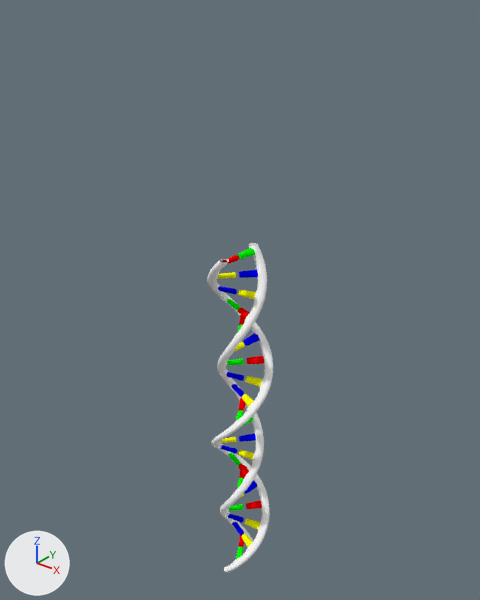
The Blender file mesh/spiral.blend, before and after one commit.
One viewpoint serves both versions: a camera (50 mm lens) standing at (7.52, -9.44, 12.83) and looking at (-0.25, 0.27, 6.81). Lighting does not change. The marker at lower left points along +X, +Y and +Z.

In view in the first picture: 'spiral'.
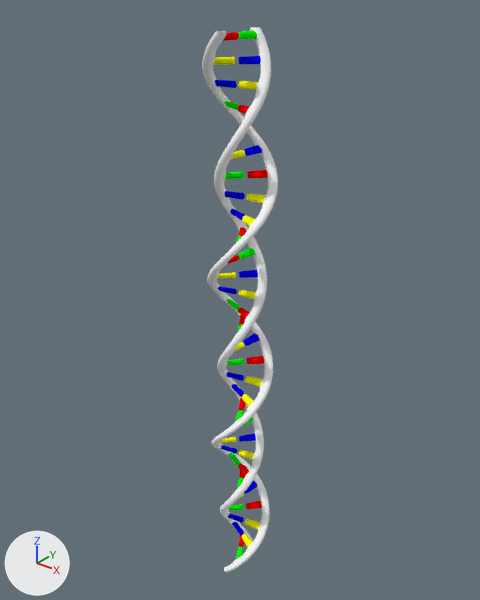
Boxes [x1, y1, x2, y2] around the edits, measured in the pictures (480 x 600 px):
'spiral', modifiers changed (15% wider, 65% taller): before [207, 243, 273, 572]; after [202, 27, 278, 572]

What changed in the scene script:
```text
Change ob_spiral:
    where _m = ob_spiral.modifiers.new('Array', 'ARRAY')
    add _m.count = 3
    where _m = ob_spiral.modifiers.new('SimpleDeform', 'SIMPLE_DEFORM')
    _m.factor: 12.57 -> 18.85
    _m.angle: 12.57 -> 18.85
```
